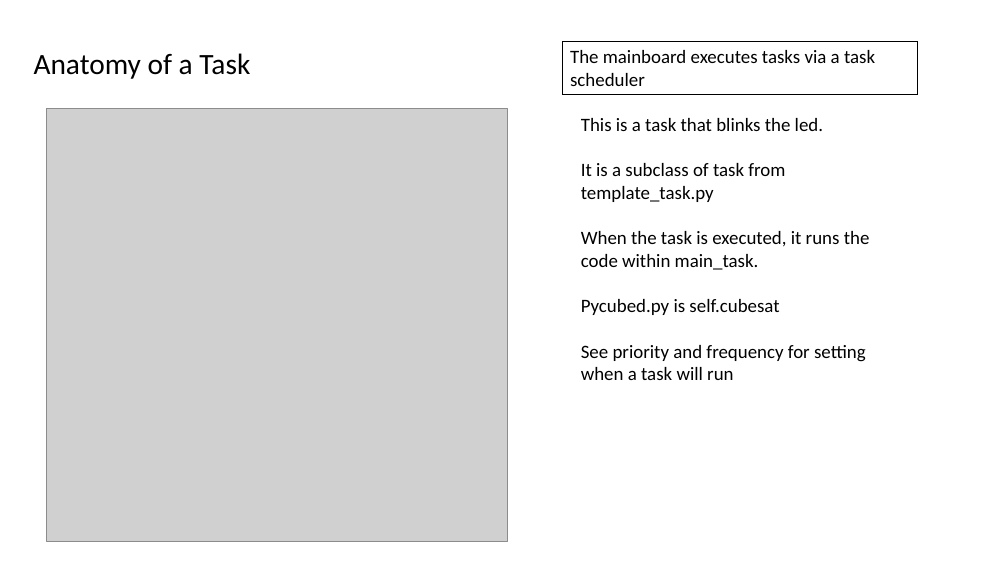
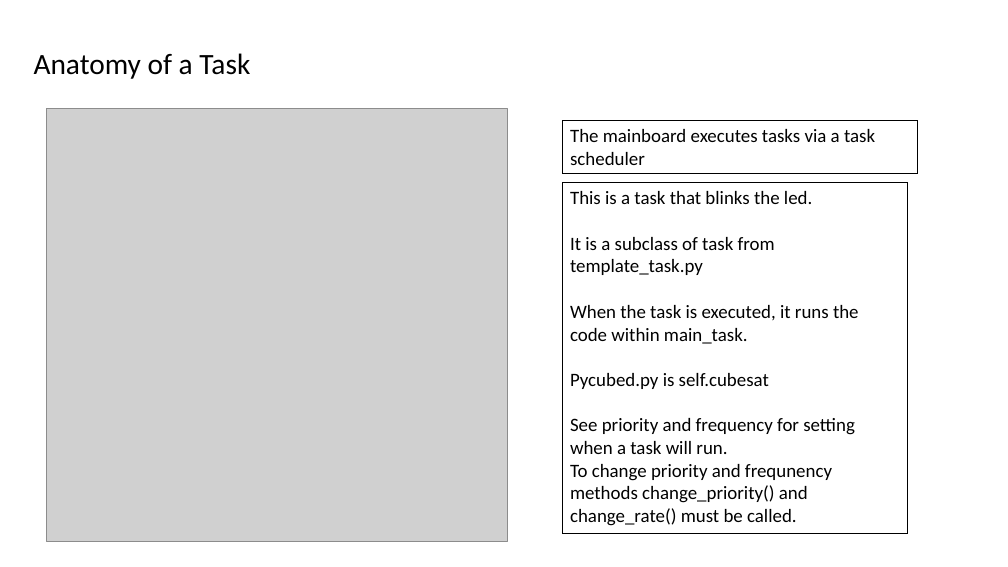
Before and after one commit to erichtang/mainboard, a slide deck: slide 15 of software/foras-promineo/Foras Promineo Software Primer.pptx (slide 13 before the commit). Drawn at 1008x567 pixels with LibreOffice and Linux fonts; fonts in the diff are those of the drawing; grey boxes stand for pictures. Boxes give left, top, right and bottom in pixels: in the first picture for what was removed or moved away, otherwise in the second. Text is boxed around its words. In the diff, an @@ line names an element or a change of style, - is before the commit and + after.

```diff
--- a/software/foras-promineo/Foras Promineo Software Primer.pptx
+++ b/software/foras-promineo/Foras Promineo Software Primer.pptx
@@ rectangle "The mainboard executes tasks via ..." moved from (x1=563, y1=42, x2=917, y2=95) to (x1=563, y1=120, x2=917, y2=174) @@
@@ rectangle "This is a task that ..." resized from (x1=581, y1=118, x2=870, y2=380) to (x1=563, y1=182, x2=908, y2=533) @@
@@ rectangle "This is a task that ..." at (x1=563, y1=182, x2=908, y2=533): outline none to #000000 0.75 pt @@
@@ text in rectangle at (x1=570, y1=418, x2=855, y2=526): text changed @@
-See priority and frequency for setting when a task will run
+See priority and frequency for setting when a task will run.
+To change priority and frequnency methods change_priority() and change_rate() must be called.
```
Also in this commit, not shown: 25 other slides changed, 10 slides added, 4 slides removed, 10 other files.
